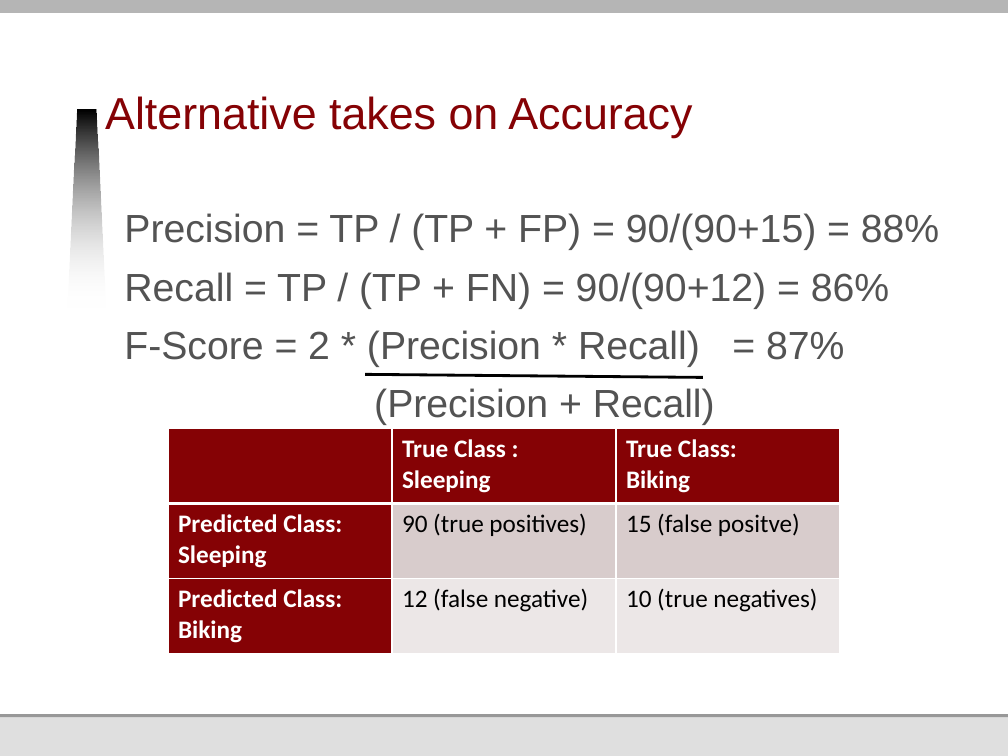
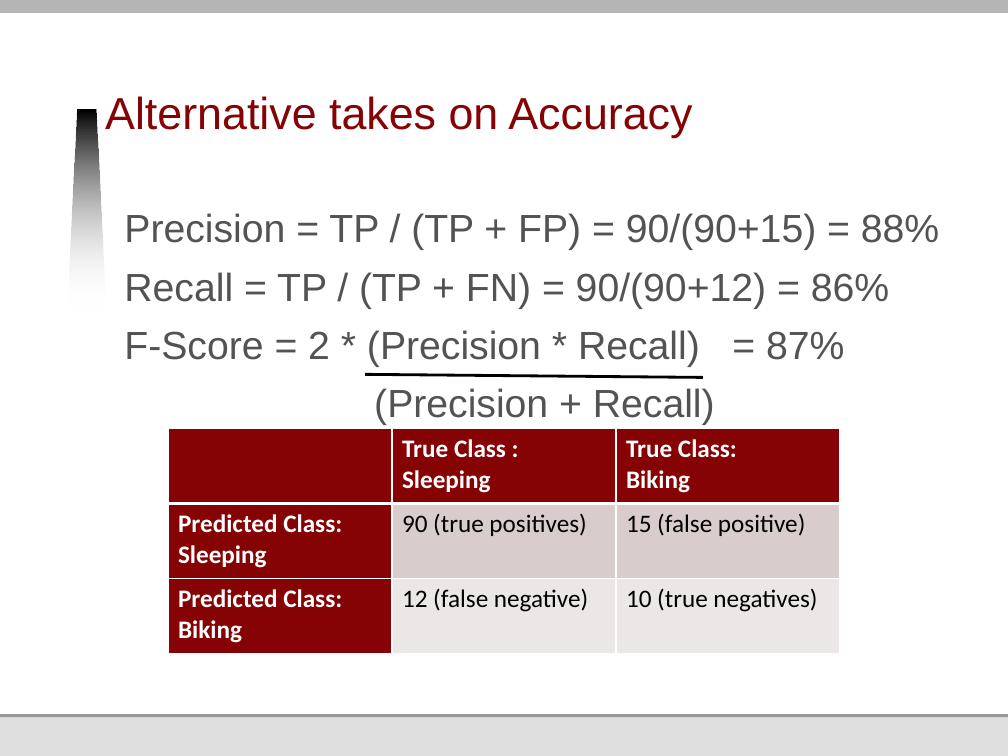
Before and after one commit to jmankoff/data, a slide deck: slide 39 of Lectures/12 Machine Learning I Training and Testing.pptx (slide 43 before the commit). Drawn at 1008x756 pixels with LibreOffice and Linux fonts; fonts in the diff are those of the drawing; background and template pictures are left out. Boxes give left, top, right and bottom in pixels: in the first picture for what was removed or moved away, otherwise in the second. Text is boxed around its words. In the diff, an @@ line names an element or a change of style, - is before the commit and + after.

```diff
--- a/Lectures/12 Machine Learning I Training and Testing.pptx
+++ b/Lectures/12 Machine Learning I Training and Testing.pptx
@@ table at [168, 428, 840, 654] @@
-row 2, column 3: 15 (false positve)
+row 2, column 3: 15 (false positive)
```
Also in this commit, not shown: 9 other slides changed, 3 slides added, 7 slides removed, 4 other files.
